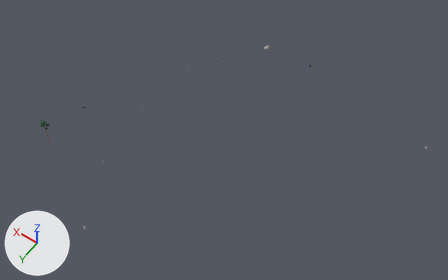
The glTF model www/proto3d/models/beth/tidewrack_sea/land4/stage1/meshes/arch_land_scatter_c18_21_lod1.glb, before and after one commit.
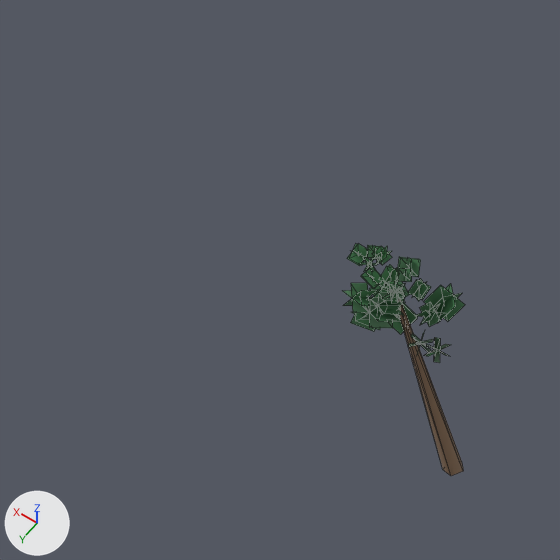
There are two pictures of each version: one whole from a 50 mm camera at (-399.0, -336.1, 192.3) aimed at (-316.3, -451.9, 10.3), one close up on the part from 2% to 13% of the width and 35% to 52% of the height. The lights are fixed; the arrows at lower left show +X, +Y and +Z. The older version's two pictures come first. The close-ups show mesh edges as thin lines.

The older version as bpy lines, for what is in view:
```python
me_arch_land_scatter_c18_21_lod1 = bpy.data.meshes.new('arch_land_scatter_c18_21_lod1')
me_arch_land_scatter_c18_21_lod1.from_pydata(...)  # 818 vertices, 496 faces; spans x -378.3..-255.2, y -512.5..-381.7, z 0.0..13.9
me_arch_land_scatter_c18_21_lod1.materials.append(mat_defaultmaterial)
ob_arch_land_scatter_c18_21_lod1 = bpy.data.objects.new('arch_land_scatter_c18_21_lod1', me_arch_land_scatter_c18_21_lod1)
ob_arch_land_scatter_c18_21_lod1.location = (0.0, 0.0, 0.0)
```
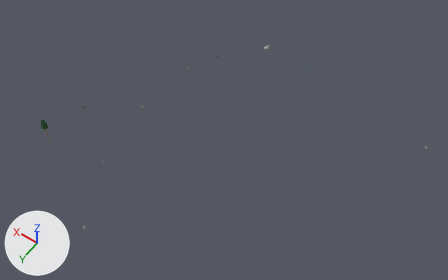
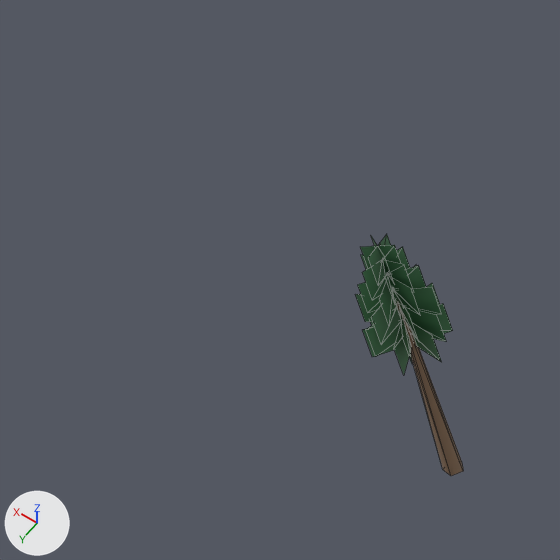
The change, as a diff of the scene's bpy script:
```diff
--- a/www/proto3d/models/beth/tidewrack_sea/land4/stage1/meshes/arch_land_scatter_c18_21_lod1.glb.py
+++ b/www/proto3d/models/beth/tidewrack_sea/land4/stage1/meshes/arch_land_scatter_c18_21_lod1.glb.py
@@ me_arch_land_scatter_c18_21_lod1 @@
 # used by ob_arch_land_scatter_c18_21_lod1; location = (0.0, 0.0, 0.0)
-me_arch_land_scatter_c18_21_lod1.from_pydata(...)  # 818 vertices, 496 faces; spans x -378.3..-255.2, y -512.5..-381.7, z 0.0..13.9
+me_arch_land_scatter_c18_21_lod1.from_pydata(...)  # 498 vertices, 336 faces; spans x -378.3..-256.0, y -512.5..-381.7, z 0.0..14.1
+# me_arch_land_scatter_c18_21_lod1 part 1: 120 loose pieces with 480 vertices, spanning x -319.6..-255.2, y -511.9..-416.3, z 0.3..13.9, are deleted
+# me_arch_land_scatter_c18_21_lod1 part 2
+# 9 vertices are removed from x -318.9..-256.7, y -511.4..-437.9, z 0.5..2.6
+# 6 faces are deleted
+# 2 vertices move within x -282.8..-257.2, y -493.9..-438.0, z 0.5..2.6
+# 123 vertices are added at x -319.5..-256.0, y -511.7..-416.6, z 0.3..12.7
+# 30 new vertices lie (0.0, 0.0, 1.4) away from vertices in x -258.6..-256.0, y -419.2..-416.6, z 9.1..12.7
+# 6 new vertices lie (0.0, 0.0, 1.3) away from vertices in x -258.4..-256.2, y -419.1..-416.7, z 10.5
+# 5 new vertices lie (0.1, 0.0, 0.7) away from vertices in x -319.5..-256.9, y -511.7..-438.2, z 1.5..1.9
+# 5 new vertices lie (0.0, 0.0, 0.7) away from vertices in x -319.3..-257.2, y -511.7..-437.5, z 0.5..2.0
+# 86 new faces join them
+# other edits to the shape of me_arch_land_scatter_c18_21_lod1 do not show in these pictures
 me_arch_land_scatter_c18_21_lod1.materials.append(mat_defaultmaterial)
```

Location of each change, (x1, y1, x2, y2) in pixels of the close-ups (560 x 560 px):
'arch_land_scatter_c18_21_lod1', reshaped: before (343, 244, 465, 476); after (355, 235, 463, 476)
part 1 of me_arch_land_scatter_c18_21_lod1, deleted (green): before (343, 244, 465, 363)
part 2 of me_arch_land_scatter_c18_21_lod1, built on (green): after (355, 235, 453, 375)
